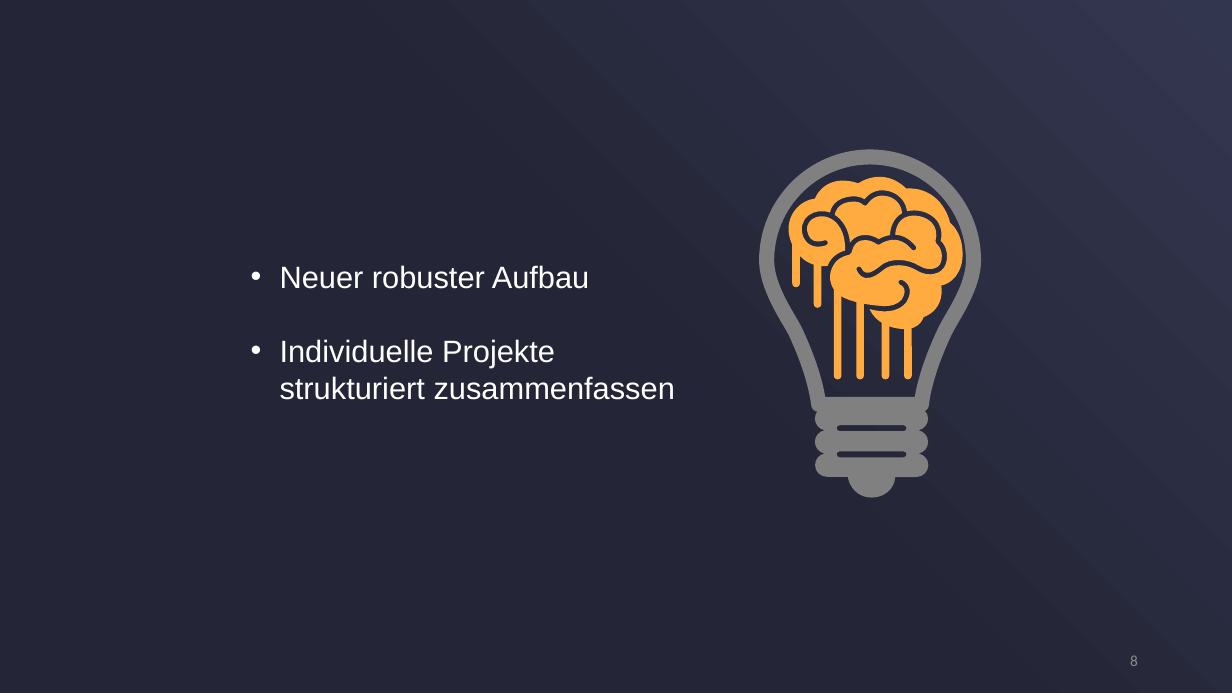
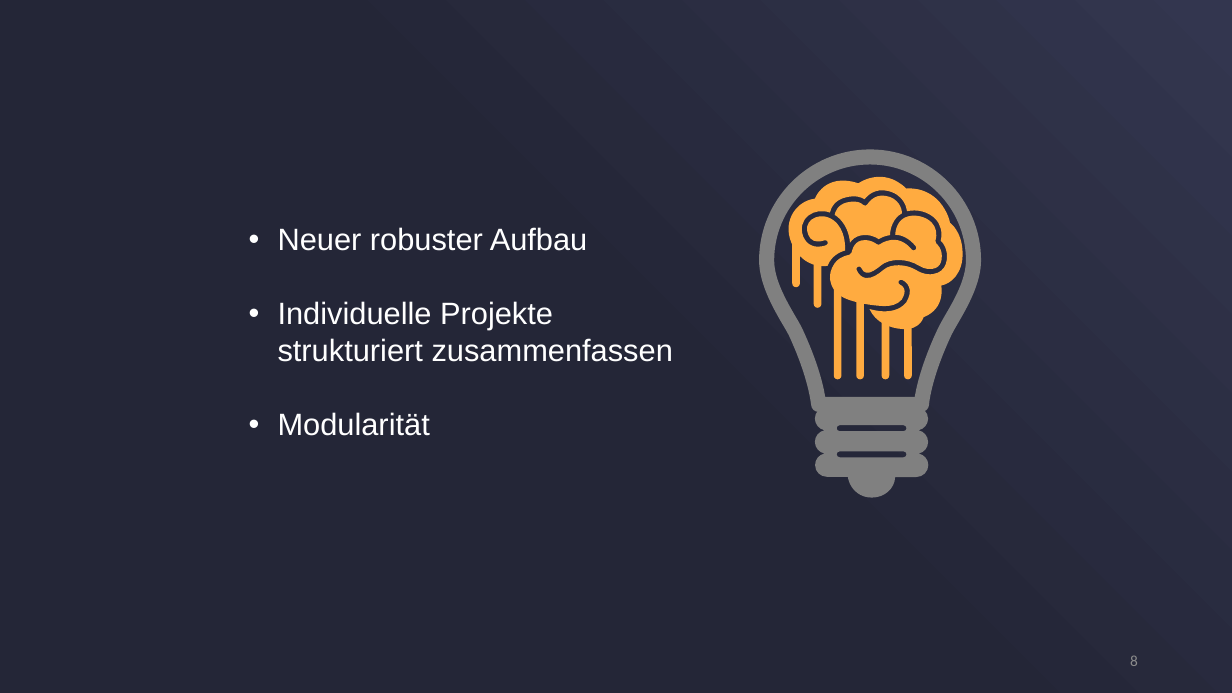
Before and after one commit to cn-uofbasel/BACnet, a slide deck: slide 8 of 21-fs-ias-lec/3-BACnetCore/Documents/presentation.pptx. Drawn at 1232x693 pixels with LibreOffice and Linux fonts; fonts in the diff are those of the drawing. Boxes give left, top, right and bottom in pixels: in the first picture for what was removed or moved away, otherwise in the second. Text is boxed around its words. In the diff, an @@ line names an element or a change of style, - is before the commit and + after.

```diff
--- a/21-fs-ias-lec/3-BACnetCore/Documents/presentation.pptx
+++ b/21-fs-ias-lec/3-BACnetCore/Documents/presentation.pptx
@@ text "Neuer robuster Aufbau": place and size @@
-text "Neuer robuster Aufbau" at (280,265,675,400)
+text "Neuer robuster Aufbau" at (278,227,673,436)
@@ text at (278,412,430,436): paragraph added @@
+• Modularität
```
Also in this commit, not shown: 2 other slides changed, 1 slide added.
